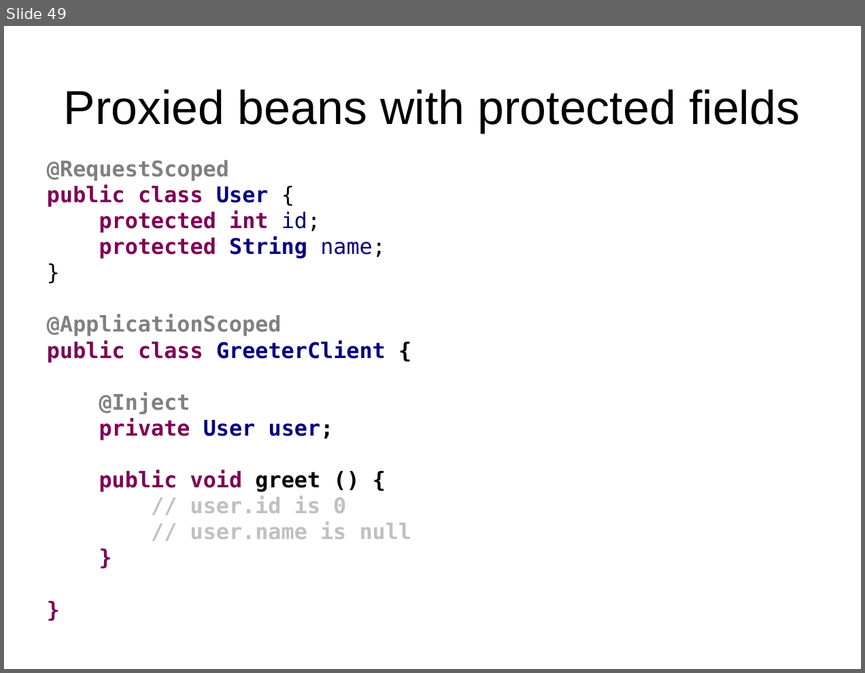
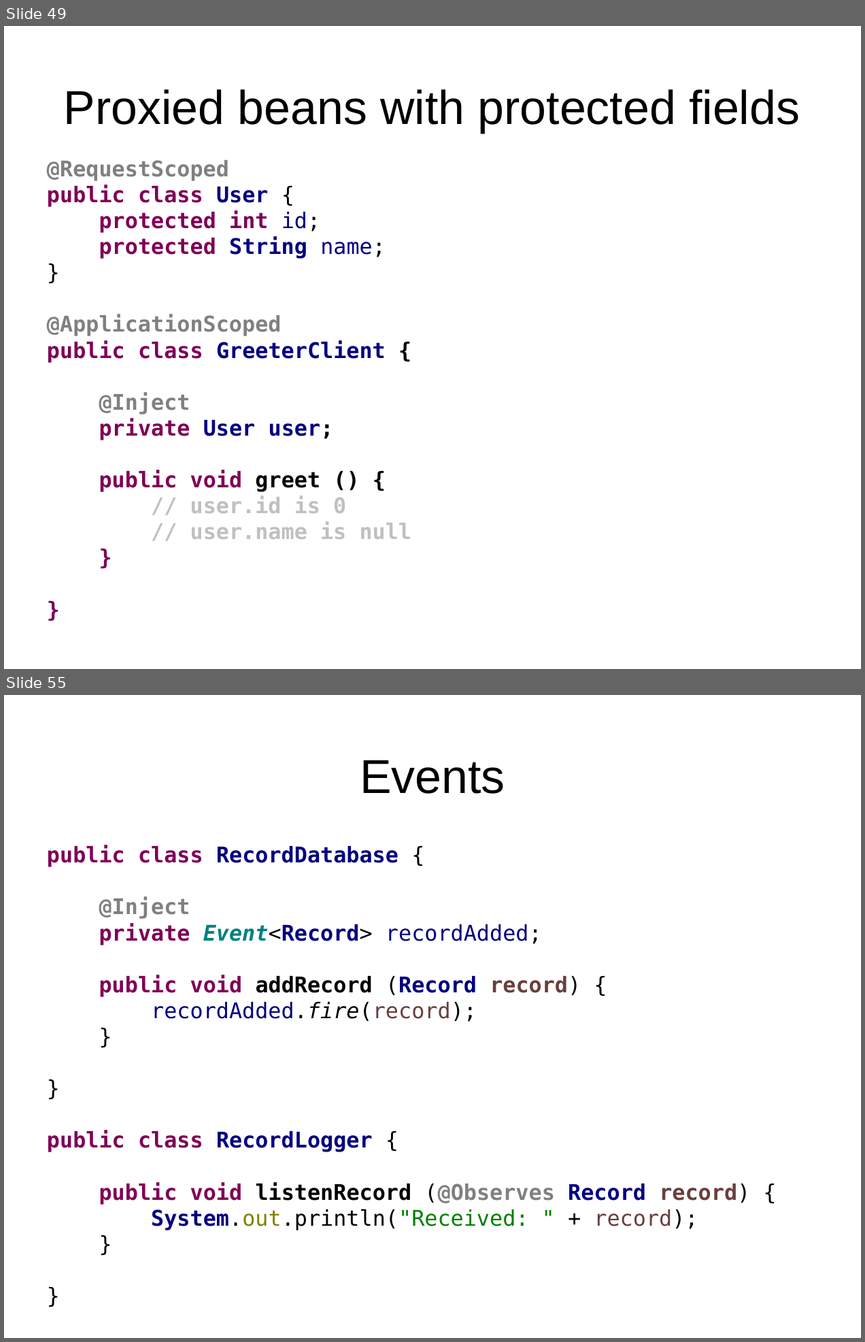
Before and after one commit to FrigoCoder/CDI, a slide deck: CDI.odp. Shown one above the other, each under a label of ours: slide 49 before the commit, slides 49 and 55 after it; the slides between them are not shown. The pictures are 865x673 and 865x1342 pixels, drawn with LibreOffice and Linux fonts; fonts in the diff are those of the drawing. Boxes give left, top, right and bottom in pixels: in the first picture for what was removed or moved away, otherwise in the second. Text is boxed around its words. In the diff, an @@ line names an element or a change of style, - is before the commit and + after.

Commit message:
Producers and events.

```diff
--- a/CDI.odp
+++ b/CDI.odp
@@ slide 55 added at (4, 695, 861, 1338), background #FFFFFF @@
@@ title added at (360, 760, 504, 794), 44 pt, text #000000 @@
+Events
@@ text added at (47, 845, 750, 1230), 20 pt, text #000080, bold @@
+public class RecordDatabase {
+@Inject
+private Event<Record> recordAdded;
+public void addRecord (Record record) {
+recordAdded.fire(record);
+}
+}
+public class RecordLogger {
+public void listenRecord (@Observes Record record) {
+System.out.println("Received: " + record);
+}
+}
```
Also in this commit, not shown: 9 other slides added, 10 other files.
